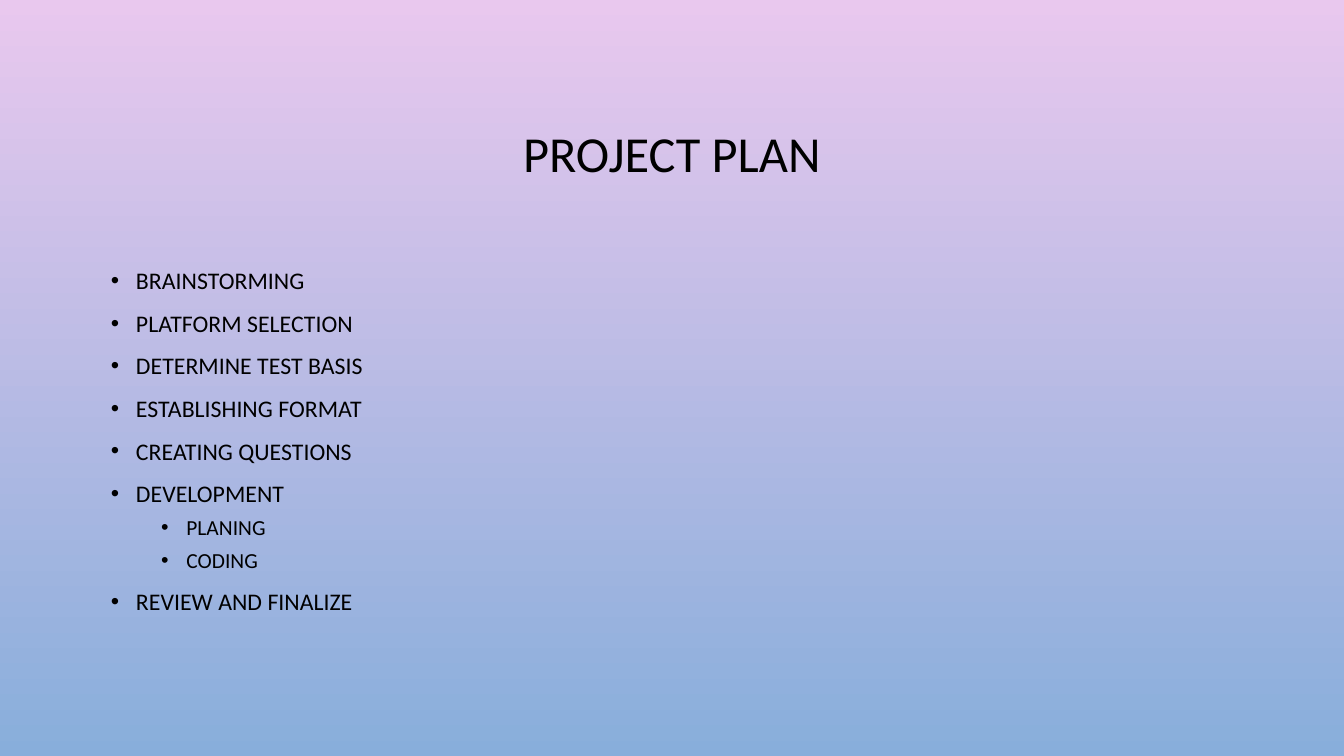
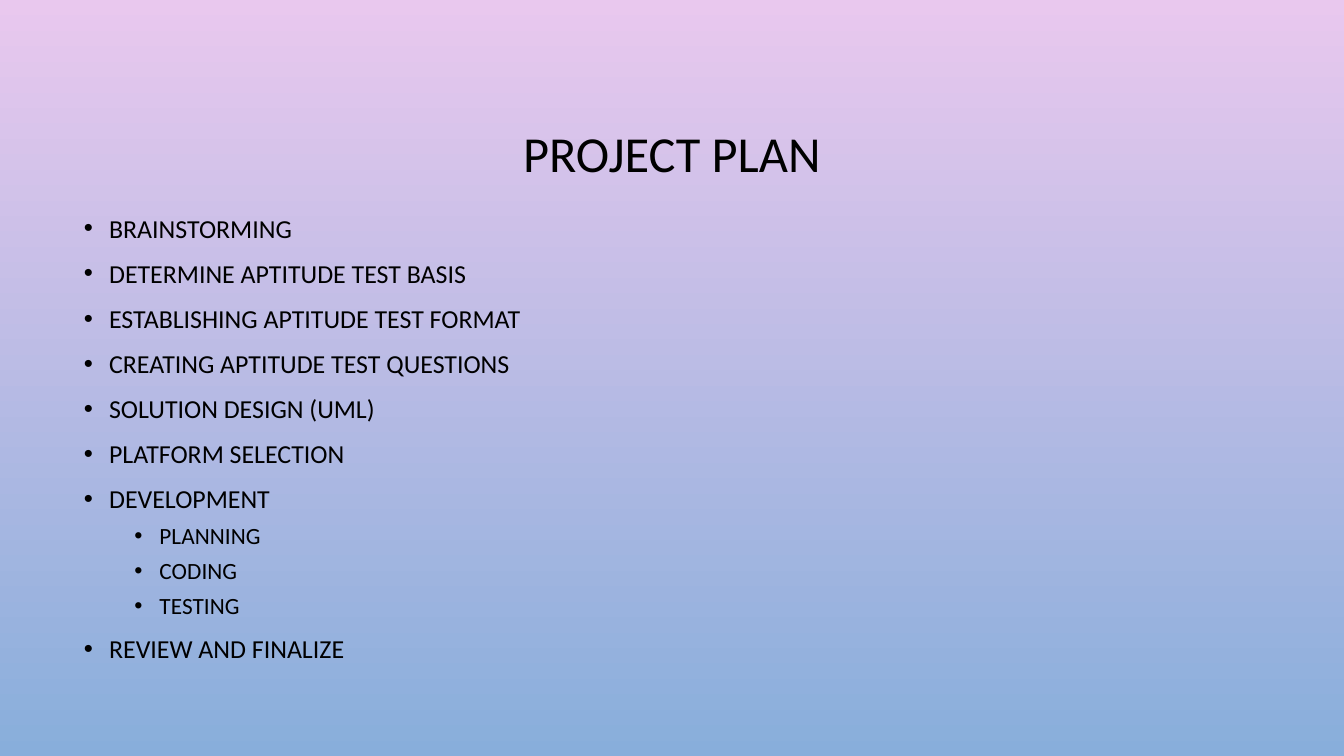
Before and after one commit to abrievanaardt/smalltalk, a slide deck: slide 5 of Documentation/smalltalk.pptx. Drawn at 1344x756 pixels with LibreOffice and Linux fonts; fonts in the diff are those of the drawing; background and template pictures are left out. Boxes give left, top, right and bottom in pixels: in the first picture for what was removed or moved away, otherwise in the second. Text is boxed around its words. In the diff, an @@ line names an element or a change of style, - is before the commit and + after.

Commit message:
Final presentation

```diff
--- a/Documentation/smalltalk.pptx
+++ b/Documentation/smalltalk.pptx
@@ text "BRAINSTORMING" moved from (x1=136, y1=273, x2=362, y2=610) to (x1=109, y1=221, x2=521, y2=658) @@
@@ text at (x1=109, y1=221, x2=345, y2=658): size 17 to 18.5 pt in "BRAINSTORMING", "PLATFORM SELECTION", "DEVELOPMENT", "REVIEW AND FINALIZE"; size 15.3 to 16.6 pt in "CODING" @@
@@ text at (x1=109, y1=266, x2=521, y2=422): paragraphs added @@
+• DETERMINE APTITUDE TEST BASIS
+• ESTABLISHING APTITUDE TEST FORMAT
+• CREATING APTITUDE TEST QUESTIONS
+• SOLUTION DESIGN (UML)
@@ text at (x1=136, y1=358, x2=362, y2=463): paragraphs removed @@
-• DETERMINE TEST BASIS
-• ESTABLISHING FORMAT
-• CREATING QUESTIONS
@@ text at (x1=159, y1=529, x2=260, y2=544): text changed; size 15.3 to 16.6 pt @@
-  • PLANING
+  • PLANNING
@@ text at (x1=159, y1=599, x2=239, y2=614): paragraph added @@
+  • TESTING
```
Also in this commit, not shown: 9 other slides changed, 2 slides added, 2 slides removed.
